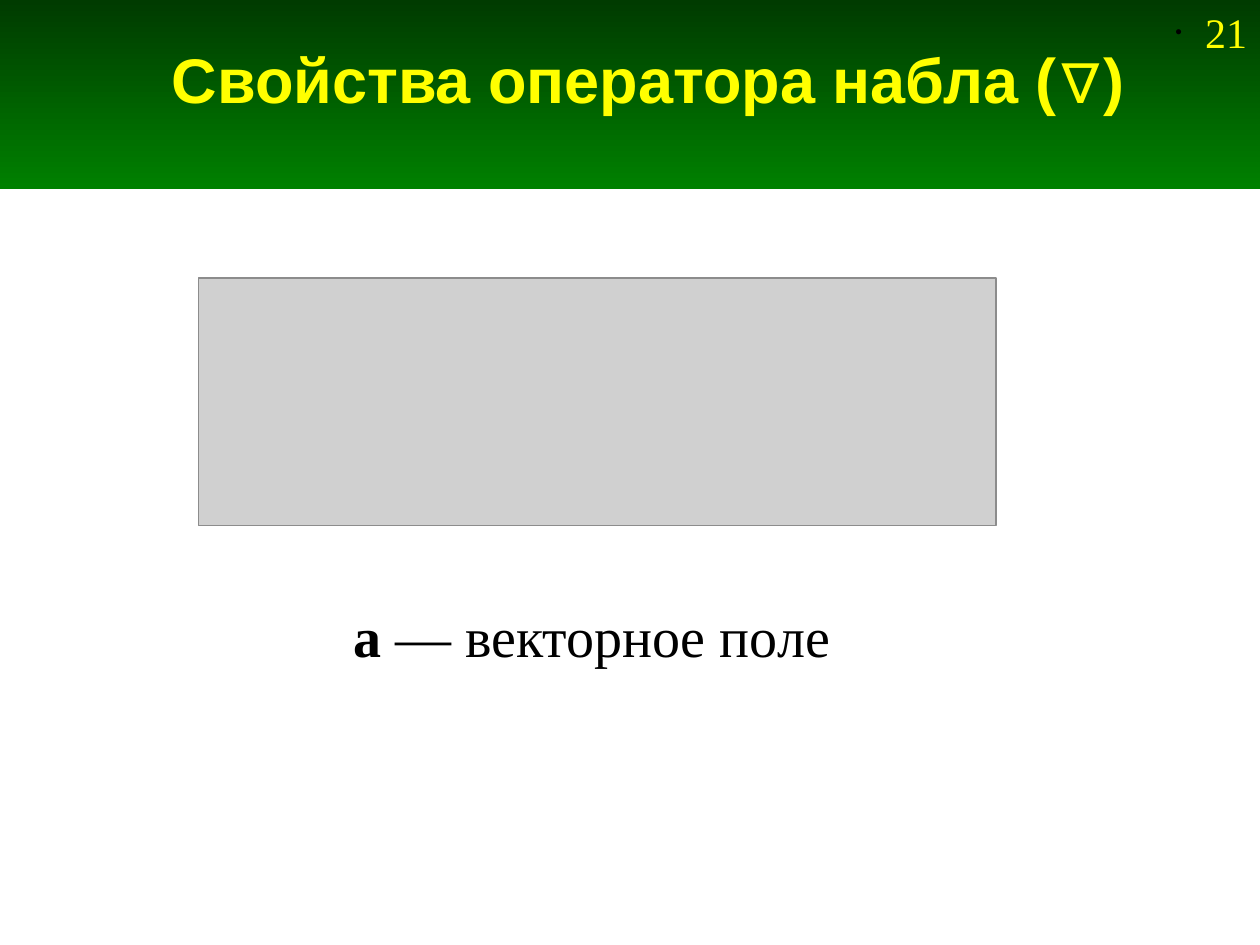
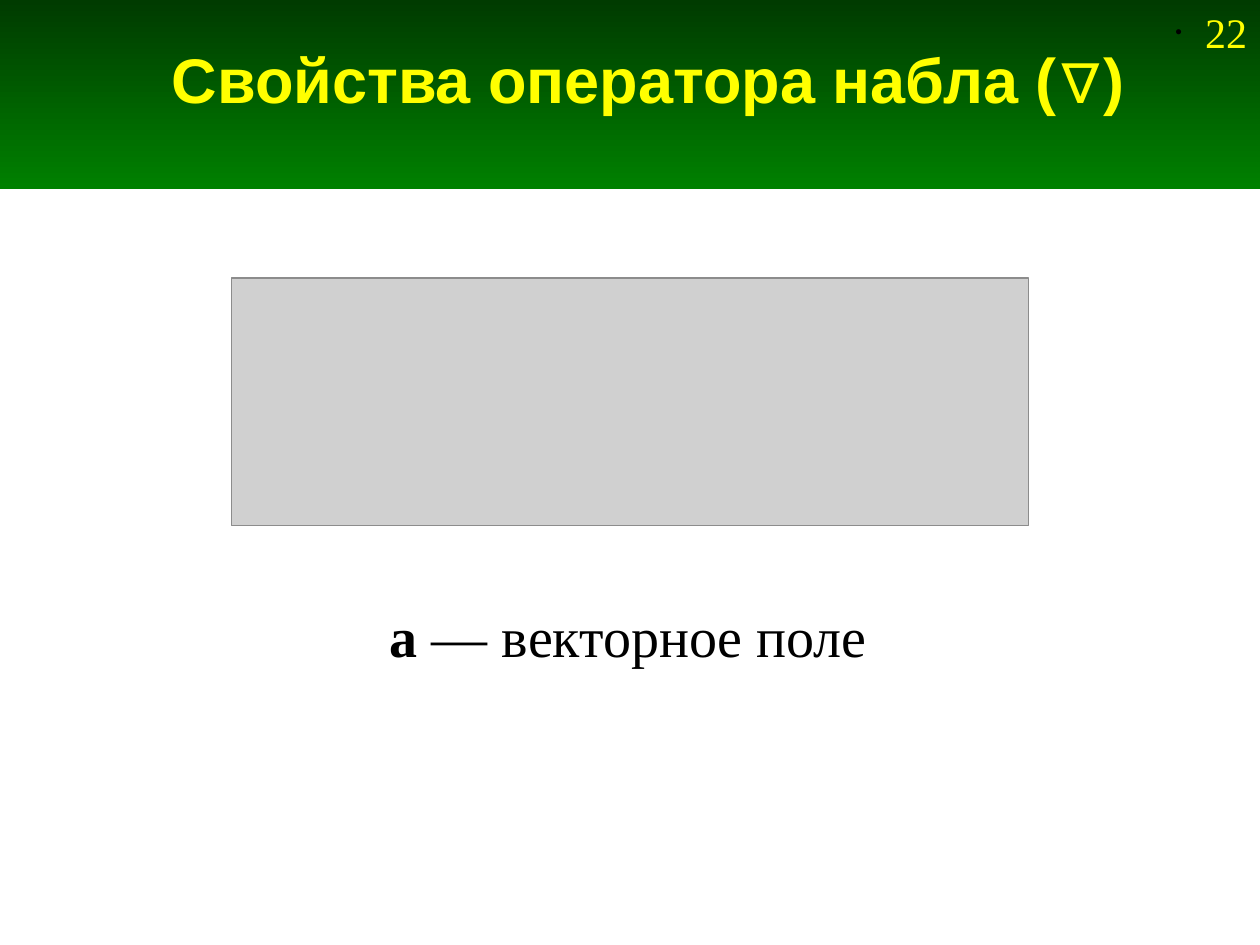
Before and after one commit to andris0147sv/modelling, a slide deck: slide 22 of presentations/2. FDTD.odp (slide 21 before the commit). Drawn at 1260x945 pixels with LibreOffice and Linux fonts; fonts in the diff are those of the drawing; grey boxes stand for pictures. Boxes give left, top, right and bottom in pixels: in the first picture for what was removed or moved away, otherwise in the second. Text is boxed around its words. In the diff, an @@ line names an element or a change of style, - is before the commit and + after.

```diff
--- a/presentations/2. FDTD.odp
+++ b/presentations/2. FDTD.odp
@@ page number at [1205, 20, 1247, 48]: text changed @@
-• 21
+• 22
@@ picture: place and size @@
-picture at [198, 278, 995, 527]
+picture at [232, 278, 1029, 527]
@@ text "a — векторное поле": place and size @@
-text "a — векторное поле" at [353, 630, 830, 667]
+text "a — векторное поле" at [390, 630, 867, 667]
```
Also in this commit, not shown: 11 other slides changed, 4 slides added, 2 other files.
